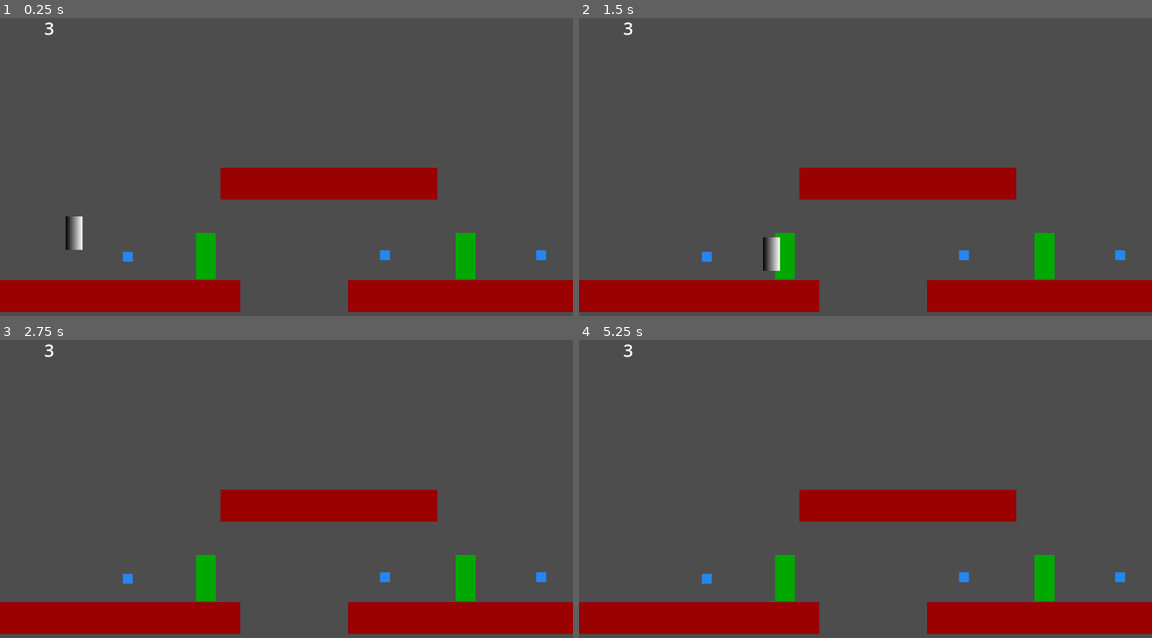
Above: before the commit, frames 1-4 (two rows, left to right).
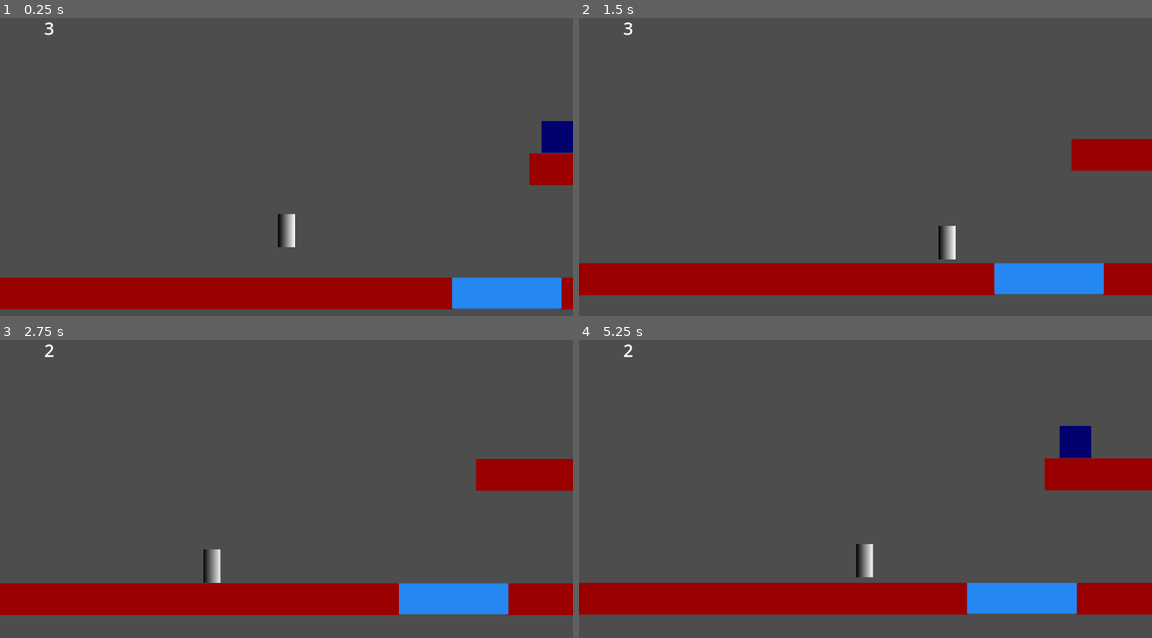
Above: after the commit, the same moments.

Repository: FirstMste/Untitled-Spear-Game
Game: Godot game, scene res://test_world.tscn
Same seed, same stepped clock (60 frames per second), same inputs: the game is played once before the commit and once after it.
Inputs:
- Up to frame 1 (0.25 s): no input
- Up to frame 2 (1.5 s): hold D (MoveRight) from 0.53 s (still down); tap Space (Jump) at 0.6, 0.77, 1.07, 1.35 s
- Up to frame 3 (2.75 s): tap Space (Jump) at 1.52, 1.82, 2.1 s; release D (MoveRight) at 2.03 s; hold A (MoveLeft) from 2.03 s (still down)
- Up to frame 4 (5.25 s): release A (MoveLeft) at 2.78 s; hold D (MoveRight) 2.78-4.28 s; tap Space (Jump) at 2.85, 3.02, 3.32, 3.6, 3.77, 4.07, 4.35, 4.52, 4.82, 5.1 s; hold A (MoveLeft) 4.28-5.03 s; hold D (MoveRight) from 5.03 s (still down)

The runs differ from the first frame. In frame 1, 13% of the frame differs, in the area x 0-100%, y 34-99%; in frame 2, 19%; in frame 3, 20%; in frame 4, 21%, in the area x 0-100%, y 1-99%.

Commit message:
additions ( see description )
added a variable jump with a drop boost at peek high.
added an enemy (ShieldBoy) that moves side to side and kills player.

collision layers named and changed according to what they should detect in player, spike trap, checkpoints and enemy.

Diff:
--- /dev/null
+++ b/Untitled-spear-game/Enemies/HitBox.gd
@@ -0,0 +1,8 @@
+extends Area2D
+
+
+
+
+func _on_body_entered(body):
+	if body is Player:
+		body.Health_Handle()
--- /dev/null
+++ b/Untitled-spear-game/Enemies/shield_boy.gd
@@ -0,0 +1,40 @@
+extends CharacterBody2D
+
+class_name Shield_Boy
+
+@onready var floor_check_left = $FLoorCheckLeft
+@onready var floor_check_right = $FLoorCheckright
+@onready var wall_checkright = $wallCheckright
+@onready var wall_check_left = $WallCheckLeft
+
+
+@export var Speed:float = 150
+var gravity = ProjectSettings.get_setting("physics/2d/default_gravity")
+
+var Health:int = 1
+
+enum Start_Direction {
+	Left,
+	Right
+}
+
+@export var Direction:Start_Direction = Start_Direction.Left
+
+func _ready():
+	match Direction:
+		Start_Direction.Left: velocity = Vector2.LEFT
+		Start_Direction.Right: velocity = Vector2.RIGHT
+
+func _physics_process(delta):
+	var ledge_Check = !floor_check_left.is_colliding() or !floor_check_right.is_colliding() or wall_checkright.is_colliding() or wall_check_left.is_colliding()
+	Ledge_Check(ledge_Check)
+
+
+
+	velocity.x = velocity.normalized().x * Speed
+
+	move_and_slide()
+
+func Ledge_Check(LC):
+	if LC:
+		velocity.x = velocity.x * -1
--- /dev/null
+++ b/Untitled-spear-game/Enemies/shield_boy.tscn
@@ -0,0 +1,59 @@
+[gd_scene load_steps=7 format=3 uid="uid://cxyhtsr231llp"]
+
+[ext_resource type="Script" path="res://Enemies/shield_boy.gd" id="1_6mu7y"]
+[ext_resource type="Script" path="res://Enemies/HitBox.gd" id="2_m2m3s"]
+
+[sub_resource type="Gradient" id="Gradient_2vmgw"]
+offsets = PackedFloat32Array(0)
+colors = PackedColorArray(0, 0, 0.431373, 1)
+
+[sub_resource type="GradientTexture2D" id="GradientTexture2D_10nvc"]
+gradient = SubResource("Gradient_2vmgw")
+
+[sub_resource type="RectangleShape2D" id="RectangleShape2D_pletf"]
+size = Vector2(64, 64)
+
+[sub_resource type="RectangleShape2D" id="RectangleShape2D_fbd5c"]
+size = Vector2(64.5374, 64.2538)
+
+[node name="ShieldBoy" type="CharacterBody2D"]
+collision_layer = 4
+script = ExtResource("1_6mu7y")
+Direction = 1
+
+[node name="Sprite2D" type="Sprite2D" parent="."]
+texture = SubResource("GradientTexture2D_10nvc")
+
+[node name="CollisionShape2D" type="CollisionShape2D" parent="."]
+shape = SubResource("RectangleShape2D_pletf")
+
+[node name="FLoorCheckLeft" type="RayCast2D" parent="."]
+position = Vector2(-33, 32)
+target_position = Vector2(0, 2)
+hit_from_inside = true
+
+[node name="WallCheckLeft" type="RayCast2D" parent="."]
+position = Vector2(-33, 25)
+target_position = Vector2(-2, 0)
+hit_from_inside = true
+
+[node name="FLoorCheckright" type="RayCast2D" parent="."]
+position = Vector2(33, 32)
+target_position = Vector2(0, 2)
+hit_from_inside = true
+
+[node name="wallCheckright" type="RayCast2D" parent="."]
+position = Vector2(33, 24)
+target_position = Vector2(2, 0)
+hit_from_inside = true
+
+[node name="HitBox" type="Area2D" parent="."]
+collision_layer = 8
+collision_mask = 2
+script = ExtResource("2_m2m3s")
+
+[node name="CollisionShape2D" type="CollisionShape2D" parent="HitBox"]
+position = Vector2(-0.00233936, -0.126884)
+shape = SubResource("RectangleShape2D_fbd5c")
+
+[connection signal="body_entered" from="HitBox" to="HitBox" method="_on_body_entered"]
--- a/Untitled-spear-game/Player/PlayerController.gd
+++ b/Untitled-spear-game/Player/PlayerController.gd
@@ -32,6 +32,10 @@
 	if Jump_Buffer > 0:
 		Jump_Buffer -= 1
 
+func  variable_jump(delta):
+	if Input.is_action_just_released("Jump") and SpearMan.velocity.y < 0:
+		SpearMan.velocity.y = 250 * delta
+
 func Movement():
 	var Direction = Input.get_axis("MoveLeft","MoveRight")
 
@@ -40,11 +44,14 @@
 	else:
 		SpearMan.velocity.x = move_toward(SpearMan.velocity.x, 0 ,Friction)
 
-func Jump():
+func Jump(delta):
 	if Jump_Buffer > 0 and Cayote_Jump_Buffer > 0:
 		SpearMan.velocity.y = Jump_Force
 		Jump_Buffer = 0
 		Cayote_Jump_Buffer = 0
+
+	if SpearMan.velocity.y <= Jump_Force:
+		SpearMan.velocity.y += 300 * delta
 
 func _physics_process(delta):
 	SpearMan = get_parent()
@@ -54,6 +61,7 @@
 	Cayote_Handle()
 	Jump_Buffer_Handle()
 	Movement()
-	Jump()
+	variable_jump(delta)
+	Jump(delta)
 
 	SpearMan.move_and_slide()
--- a/Untitled-spear-game/Player/spear_man.gd
+++ b/Untitled-spear-game/Player/spear_man.gd
@@ -18,9 +18,9 @@
 
 func Health_Handle():
 	if !Has_Been_Hit:
+		emit_signal("HIT",Health)
 		Has_Been_Hit = true
 		animation_player.play("Hit")
-		emit_signal("HIT",Health)
 		if Health > 0:
 			Health -= 1
 		else:
--- a/Untitled-spear-game/Player/spear_man.tscn
+++ b/Untitled-spear-game/Player/spear_man.tscn
@@ -50,6 +50,8 @@
 
 [node name="SpearMan" type="CharacterBody2D"]
 z_index = 10
+collision_layer = 2
+collision_mask = 13
 script = ExtResource("1_tcnmn")
 
 [node name="PlayerController" type="Node2D" parent="."]
@@ -80,4 +82,10 @@
 "": SubResource("AnimationLibrary_c0my2")
 }
 
+[node name="Camera2D" type="Camera2D" parent="."]
+offset = Vector2(0, -120)
+position_smoothing_enabled = true
+drag_horizontal_enabled = true
+drag_vertical_enabled = true
+
 [connection signal="animation_finished" from="AnimationPlayer" to="." method="_on_animation_player_animation_finished"]
--- a/Untitled-spear-game/Scenes/SpikePit.tscn
+++ b/Untitled-spear-game/Scenes/SpikePit.tscn
@@ -12,6 +12,7 @@
 [sub_resource type="RectangleShape2D" id="RectangleShape2D_qt7rk"]
 
 [node name="SpikePit" type="Area2D"]
+collision_mask = 2
 script = ExtResource("1_ioyf2")
 
 [node name="Sprite2D" type="Sprite2D" parent="."]
--- a/Untitled-spear-game/Scenes/check_point.tscn
+++ b/Untitled-spear-game/Scenes/check_point.tscn
@@ -13,6 +13,7 @@
 size = Vector2(40, 91)
 
 [node name="CheckPoint" type="Area2D" groups=["CheckPoints"]]
+collision_mask = 2
 script = ExtResource("1_qs044")
 
 [node name="Sprite2D" type="Sprite2D" parent="."]
--- a/Untitled-spear-game/World.gd
+++ b/Untitled-spear-game/World.gd
@@ -16,7 +16,7 @@
 func Connect_CheckPoints():
 	# get all checkpoints and connect them to the Respawn function.
 	var All_CheckPoints = get_tree().get_nodes_in_group("CheckPoints")
-	print(All_CheckPoints)
+
 	for Checks in All_CheckPoints:
 		Checks.connect("Check_Reached",Callable(self,"Set_New_Spawn"))
 
--- a/Untitled-spear-game/project.godot
+++ b/Untitled-spear-game/project.godot
@@ -38,6 +38,13 @@
 ]
 }
 
+[layer_names]
+
+2d_physics/layer_1="World"
+2d_physics/layer_2="Player"
+2d_physics/layer_3="Enemy"
+2d_physics/layer_4="hitbox"
+
 [rendering]
 
 renderer/rendering_method="gl_compatibility"
--- a/Untitled-spear-game/test_world.tscn
+++ b/Untitled-spear-game/test_world.tscn
@@ -1,10 +1,11 @@
-[gd_scene load_steps=9 format=3 uid="uid://6famcloenqr7"]
+[gd_scene load_steps=10 format=3 uid="uid://6famcloenqr7"]
 
 [ext_resource type="PackedScene" uid="uid://c7gt1ov7ihhjq" path="res://Player/spear_man.tscn" id="1_aix7e"]
 [ext_resource type="Script" path="res://World.gd" id="1_nw3el"]
 [ext_resource type="Script" path="res://Label.gd" id="2_f475k"]
 [ext_resource type="PackedScene" uid="uid://w6d50jd3gndx" path="res://Scenes/SpikePit.tscn" id="3_gsqkh"]
 [ext_resource type="PackedScene" uid="uid://bynf4mjj430xg" path="res://Scenes/check_point.tscn" id="5_ufbkj"]
+[ext_resource type="PackedScene" uid="uid://cxyhtsr231llp" path="res://Enemies/shield_boy.tscn" id="6_jhcix"]
 
 [sub_resource type="Gradient" id="Gradient_whq7j"]
 offsets = PackedFloat32Array(0)
@@ -46,8 +47,20 @@
 position = Vector2(0.107742, -1)
 shape = SubResource("RectangleShape2D_etiwu")
 
+[node name="Sprite2D5" type="Sprite2D" parent="."]
+position = Vector2(1375, 546)
+scale = Vector2(1.34375, 1)
+texture = SubResource("GradientTexture2D_27l81")
+metadata/_edit_group_ = true
+
+[node name="StaticBody2D" type="StaticBody2D" parent="Sprite2D5"]
+
+[node name="CollisionShape2D" type="CollisionShape2D" parent="Sprite2D5/StaticBody2D"]
+position = Vector2(0.107742, -1)
+shape = SubResource("RectangleShape2D_etiwu")
+
 [node name="Sprite2D3" type="Sprite2D" parent="."]
-position = Vector2(661, 382)
+position = Vector2(855, 358)
 scale = Vector2(6.8125, 1)
 texture = SubResource("GradientTexture2D_27l81")
 metadata/_edit_group_ = true
@@ -55,6 +68,32 @@
 [node name="StaticBody2D" type="StaticBody2D" parent="Sprite2D3"]
 
 [node name="CollisionShape2D" type="CollisionShape2D" parent="Sprite2D3/StaticBody2D"]
+position = Vector2(0.107742, -1)
+shape = SubResource("RectangleShape2D_etiwu")
+
+[node name="Sprite2D4" type="Sprite2D" parent="."]
+position = Vector2(1167, 512)
+rotation = 1.5708
+scale = Vector2(2.0855, 1)
+texture = SubResource("GradientTexture2D_27l81")
+metadata/_edit_group_ = true
+
+[node name="StaticBody2D" type="StaticBody2D" parent="Sprite2D4"]
+
+[node name="CollisionShape2D" type="CollisionShape2D" parent="Sprite2D4/StaticBody2D"]
+position = Vector2(0.107742, -1)
+shape = SubResource("RectangleShape2D_etiwu")
+
+[node name="Sprite2D6" type="Sprite2D" parent="."]
+position = Vector2(1103, 541)
+rotation = 1.5708
+scale = Vector2(1.125, 1)
+texture = SubResource("GradientTexture2D_27l81")
+metadata/_edit_group_ = true
+
+[node name="StaticBody2D" type="StaticBody2D" parent="Sprite2D6"]
+
+[node name="CollisionShape2D" type="CollisionShape2D" parent="Sprite2D6/StaticBody2D"]
 position = Vector2(0.107742, -1)
 shape = SubResource("RectangleShape2D_etiwu")
 
@@ -72,17 +111,19 @@
 vertical_alignment = 1
 script = ExtResource("2_f475k")
 
-[node name="SpikePit" parent="." instance=ExtResource("3_gsqkh")]
-position = Vector2(257, 529)
-
 [node name="SpikePit2" parent="." instance=ExtResource("3_gsqkh")]
-position = Vector2(774, 526)
+position = Vector2(592, 607)
+scale = Vector2(11.02, 3.1)
 
 [node name="SpikePit3" parent="." instance=ExtResource("3_gsqkh")]
-position = Vector2(1088, 526)
-
-[node name="CheckPoint" parent="." instance=ExtResource("5_ufbkj")]
-position = Vector2(414, 529)
+position = Vector2(1266, 544)
+scale = Vector2(6.635, 3.065)
 
 [node name="CheckPoint2" parent="." instance=ExtResource("5_ufbkj")]
 position = Vector2(936, 529)
+
+[node name="ShieldBoy" parent="." instance=ExtResource("6_jhcix")]
+position = Vector2(682, 293)
+
+[node name="ShieldBoy2" parent="." instance=ExtResource("6_jhcix")]
+position = Vector2(1596, 543)
